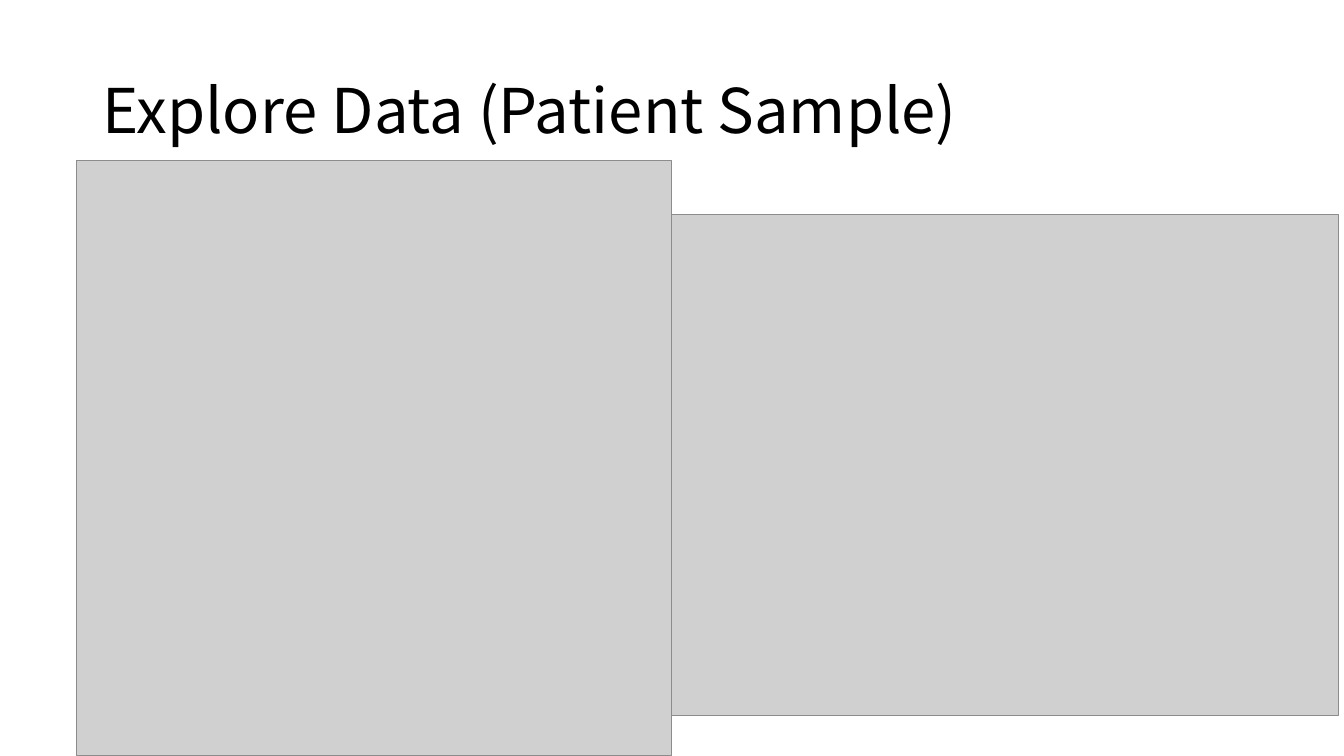
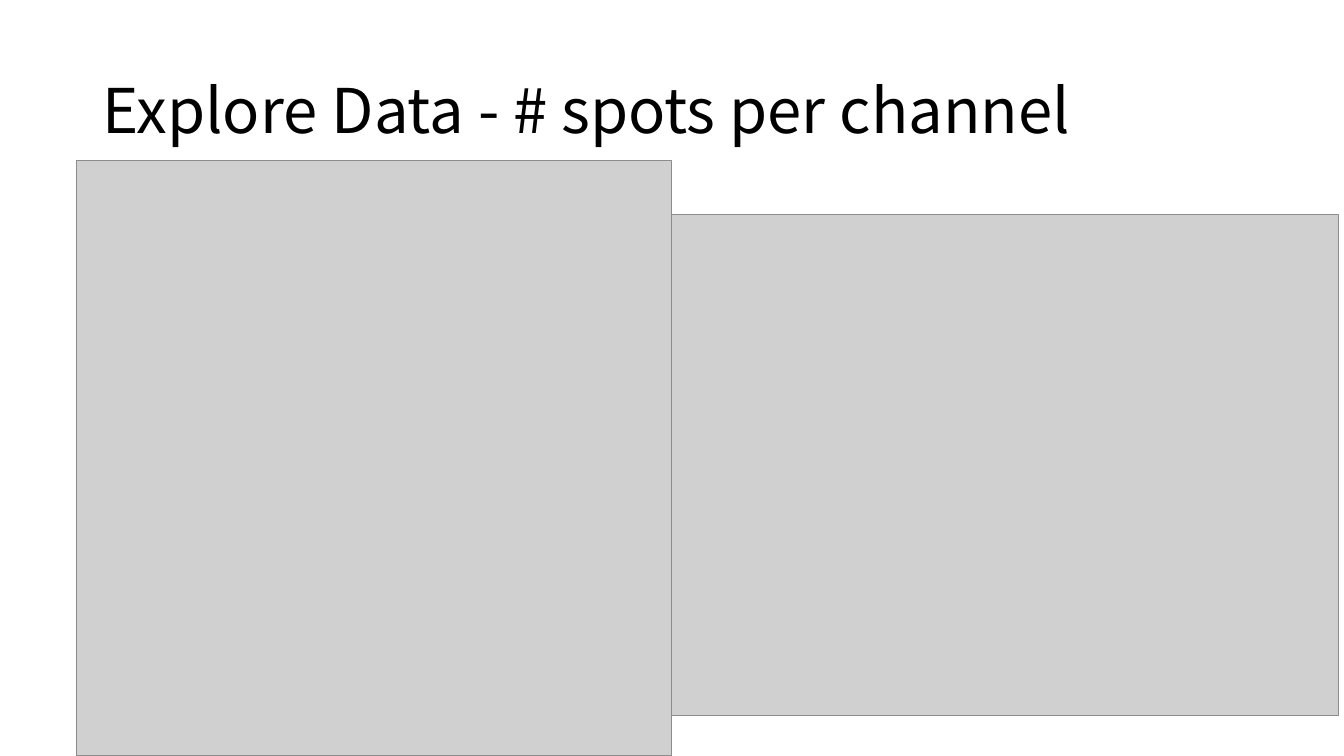
Before and after one commit to HeesooSong/UNIST_internship, a slide deck: slide 3 of Progress Update/20221115_Progress Update.pptx. Drawn at 1344x756 pixels with LibreOffice and Linux fonts; fonts in the diff are those of the drawing; grey boxes stand for pictures. Boxes give left, top, right and bottom in pixels: in the first picture for what was removed or moved away, otherwise in the second. Text is boxed around its words. In the diff, an @@ line names an element or a change of style, - is before the commit and + after.

```diff
--- a/Progress Update/20221115_Progress Update.pptx
+++ b/Progress Update/20221115_Progress Update.pptx
@@ title at <box>102,84,1070,147</box>: text changed @@
-Explore Data (Patient Sample)
+Explore Data - # spots per channel
```
Also in this commit, not shown: 2 other slides changed, 3 slides added, 1 slide removed.
